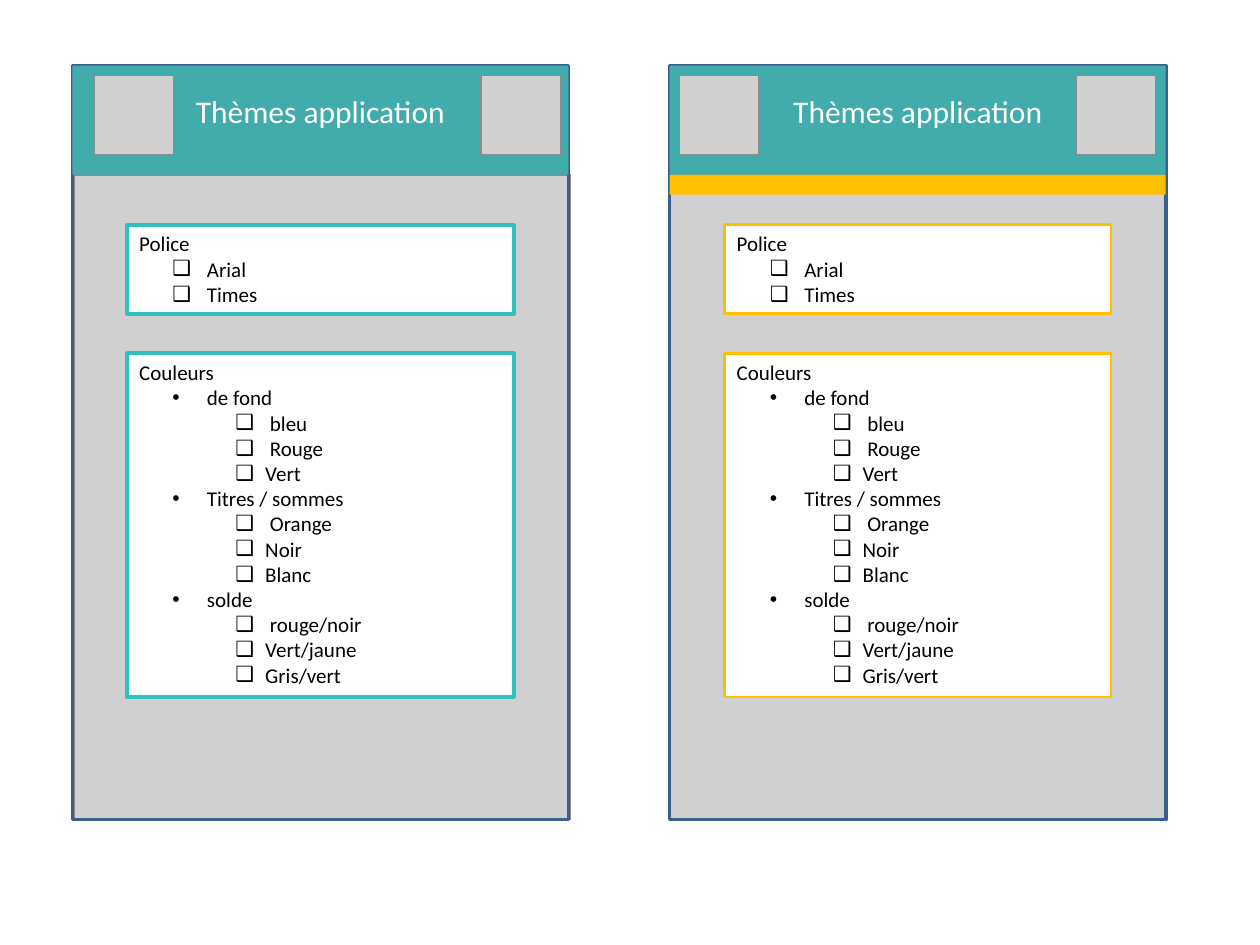
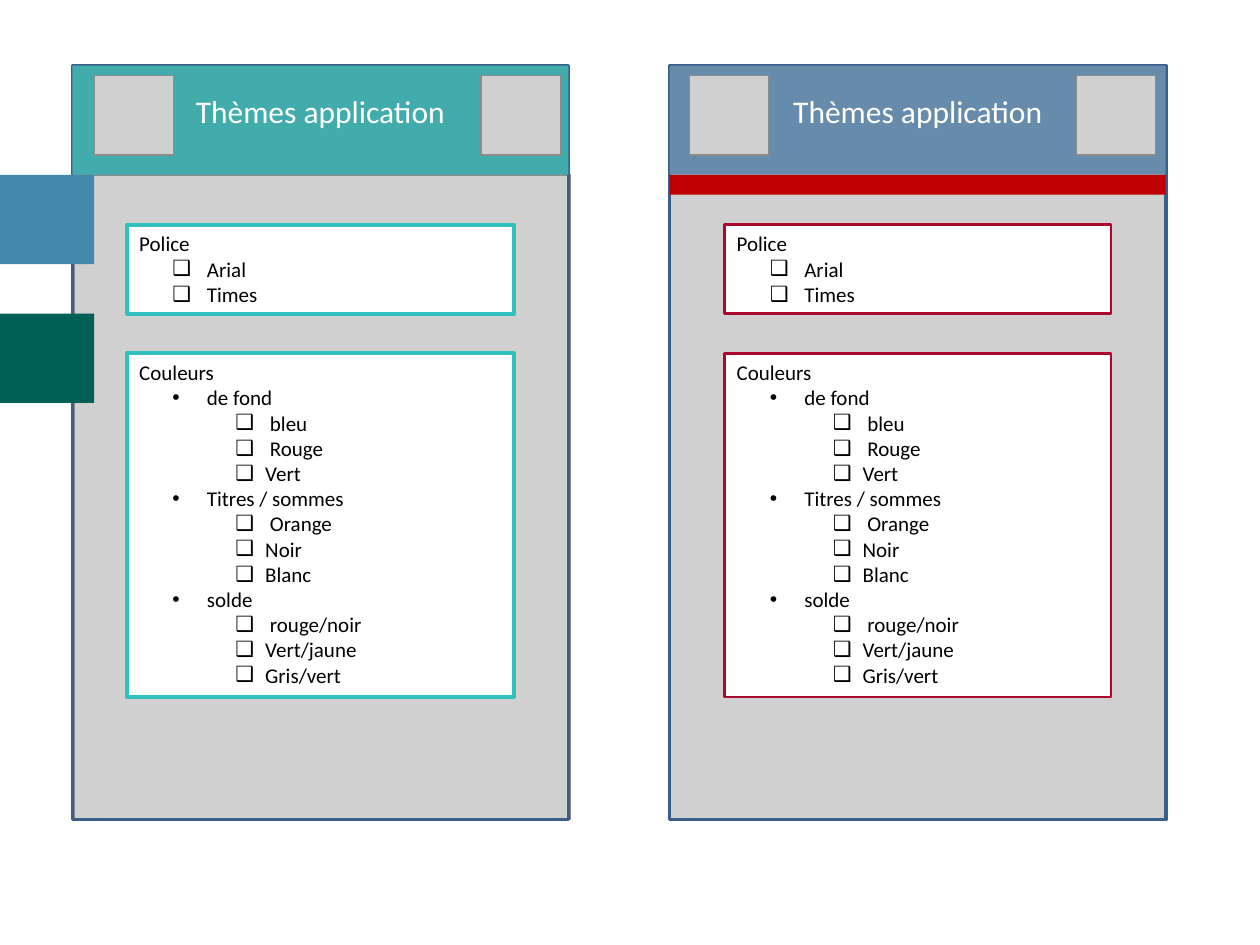
Before and after one commit to Tinkerbell777/gestion_compte, a slide deck: slide 5 of maquette_autre_fond.pptx. Drawn at 1260x945 pixels with LibreOffice and Linux fonts; fonts in the diff are those of the drawing; grey boxes stand for pictures. Boxes give left, top, right and bottom in pixels: in the first picture for what was removed or moved away, otherwise in the second. Text is boxed around its words. In the diff, an @@ line names an element or a change of style, - is before the commit and + after.

```diff
--- a/maquette_autre_fond.pptx
+++ b/maquette_autre_fond.pptx
@@ rectangle at (669,66,1166,175): fill #42ACAC to #678CAB @@
@@ picture: place and size @@
-picture at (679,76,759,155)
+picture at (689,76,769,155)
@@ rectangle added at (0,175,94,265), fill #4289AC @@
@@ rectangle at (669,175,1166,195): fill #FFC000 to #C00000 @@
@@ picture at (669,155,1166,820): rotation 180 to 0 degrees @@
@@ rectangle "Police" at (724,224,1111,314): outline #FFC000 1.5 pt to #AA082D 1.5 pt @@
@@ rectangle added at (0,314,94,403), fill #016055 @@
@@ rectangle "Couleurs" at (724,354,1111,698): outline #FFC000 1.5 pt to #AA082D 1.5 pt @@
```
Also in this commit, not shown: 10 other slides changed, 5 other files.
